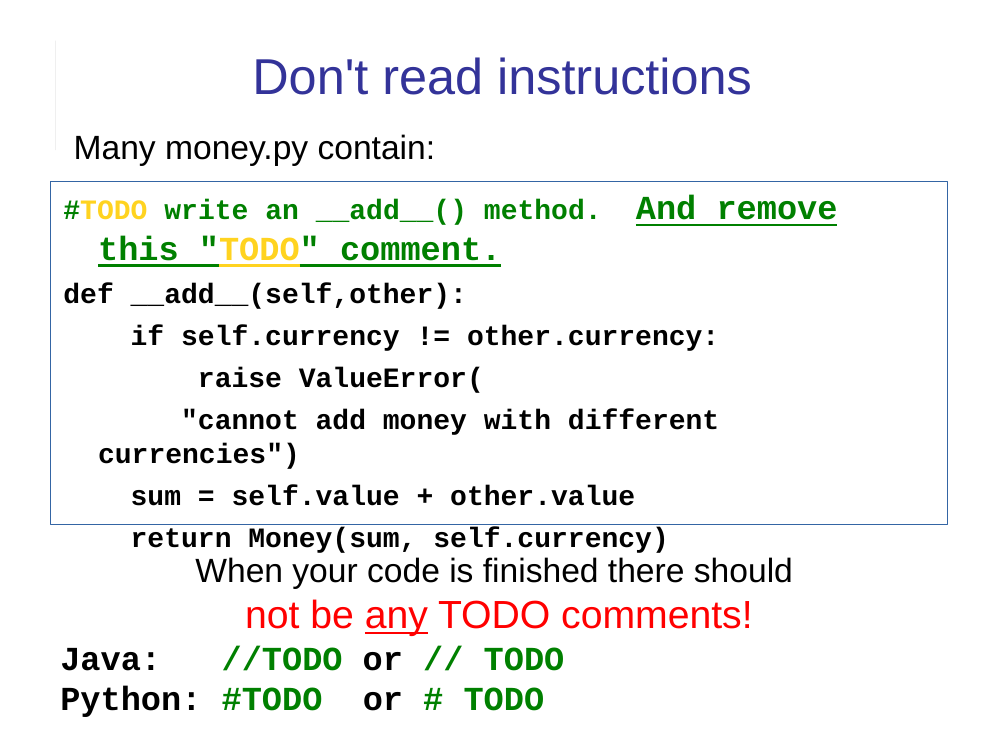
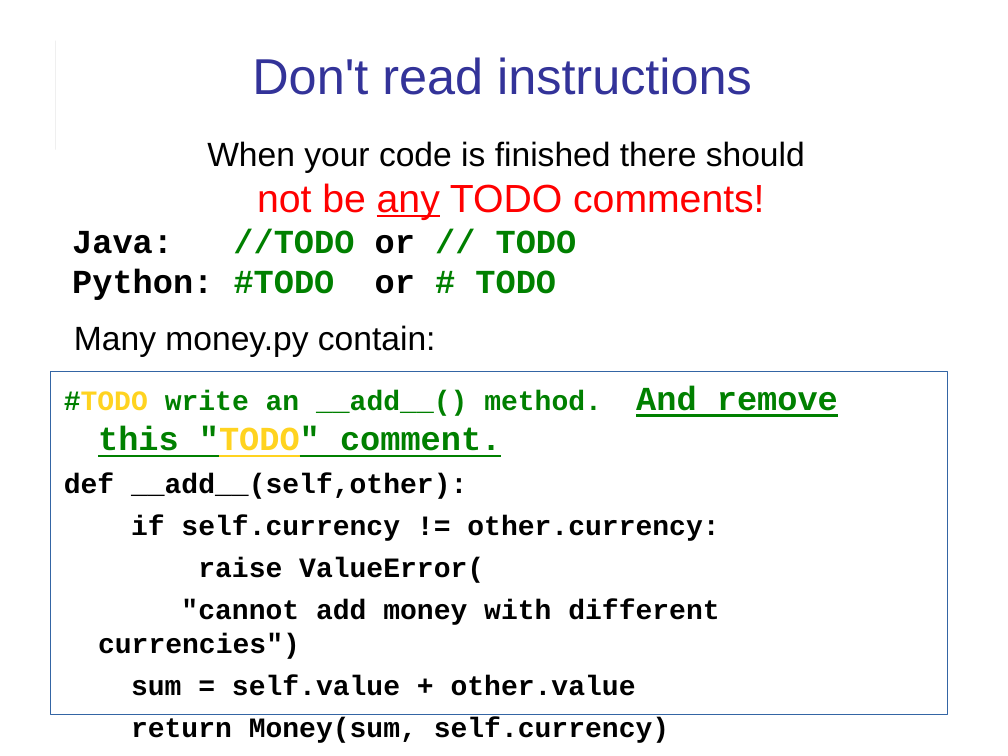
Before and after one commit to cpske/ISP, a slide deck: slide 5 of assignment/feedback/Quiz1-feedback.ppt. Drawn at 1008x756 pixels with LibreOffice and Linux fonts; fonts in the diff are those of the drawing. Boxes give left, top, right and bottom in pixels: in the first picture for what was removed or moved away, otherwise in the second. Text is boxed around its words. In the diff, an @@ line names an element or a change of style, - is before the commit and + after.

```diff
--- a/assignment/feedback/Quiz1-feedback.ppt
+++ b/assignment/feedback/Quiz1-feedback.ppt
@@ text "When your code is finished ...": place and size @@
-text "When your code is finished ..." at [60, 557, 793, 717]
+text "When your code is finished ..." at [72, 141, 805, 300]
@@ text "Many money.py contain:": place and size @@
-text "Many money.py contain:" at [74, 134, 436, 166]
+text "Many money.py contain:" at [74, 325, 436, 357]
@@ rectangle "#TODO write an __add__() method. ...": place and size @@
-rectangle "#TODO write an __add__() method. ..." at [50, 181, 948, 524]
+rectangle "#TODO write an __add__() method. ..." at [50, 372, 948, 715]
```
Also in this commit, not shown: 6 other slides changed, 2 slides added, 4 other files.
